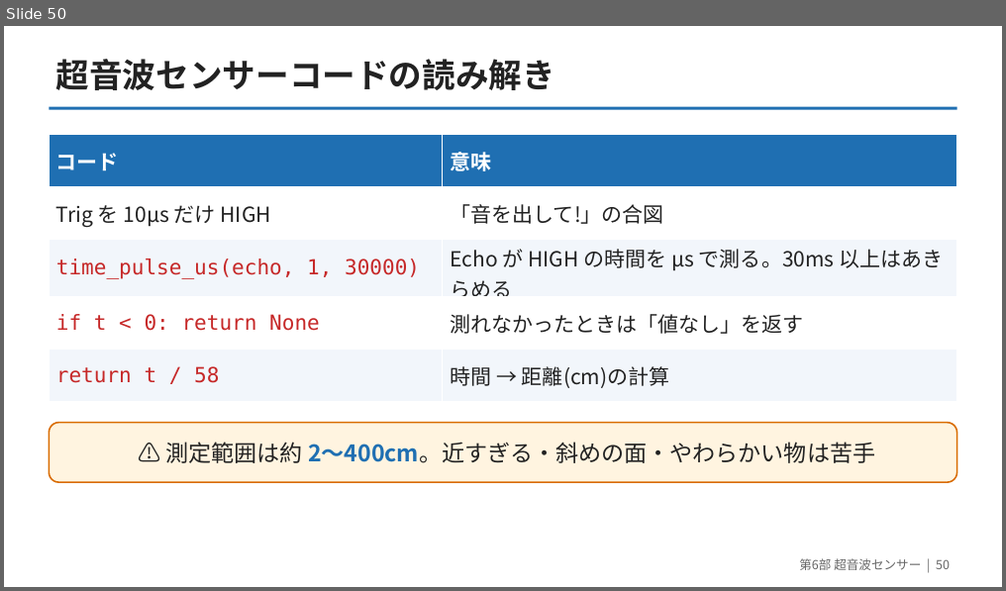
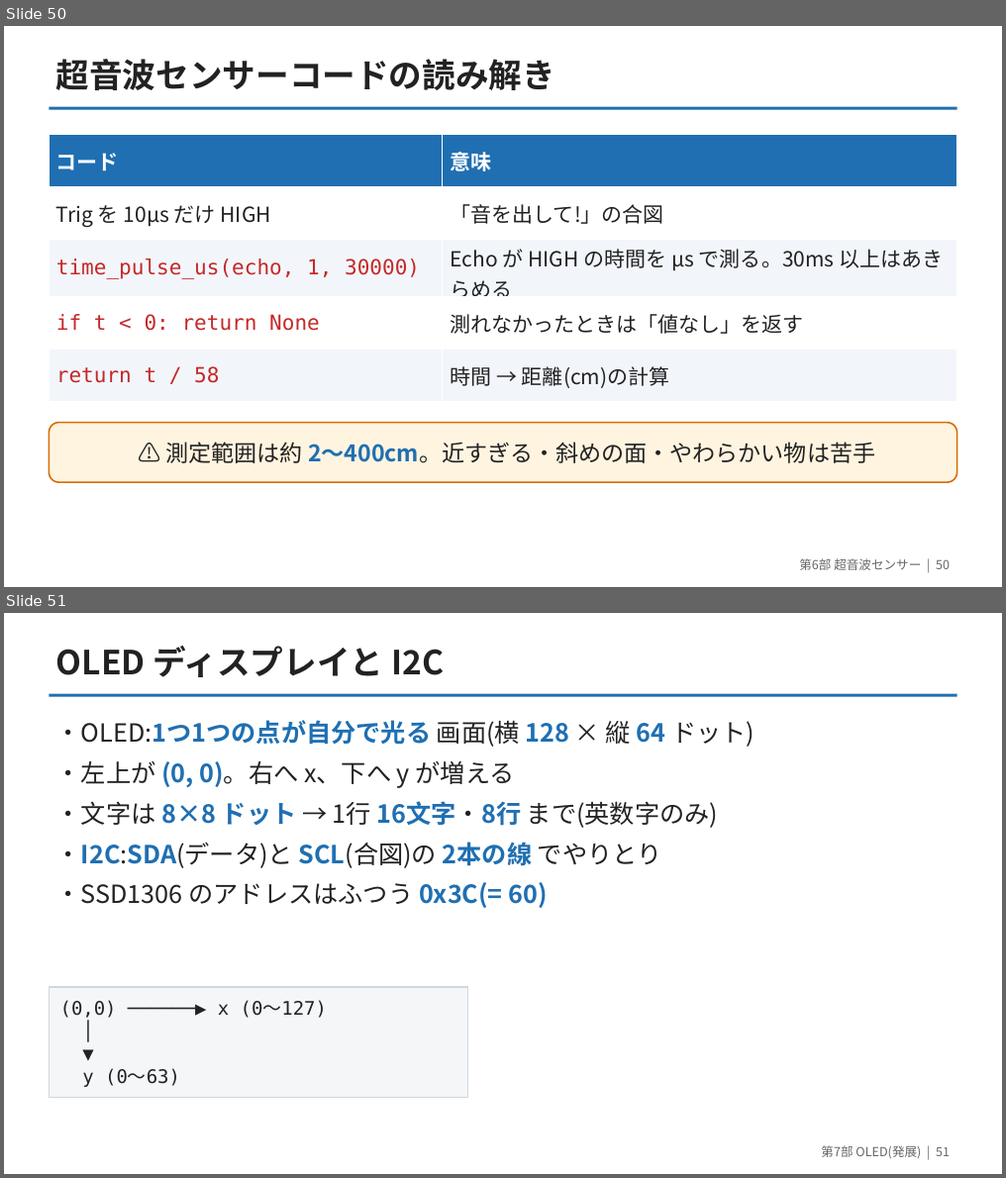
Before and after one commit to yuracode/isiot, a slide deck: slides/pico_sensor_intro.pptx. Shown one above the other, each under a label of ours: slide 50 before the commit, slides 50 and 51 after it. The pictures are 1006x591 and 1006x1178 pixels, drawn with LibreOffice and Linux fonts; fonts in the diff are those of the drawing. Boxes give left, top, right and bottom in pixels: in the first picture for what was removed or moved away, otherwise in the second. Text is boxed around its words. In the diff, an @@ line names an element or a change of style, - is before the commit and + after.

```diff
--- a/slides/pico_sensor_intro.pptx
+++ b/slides/pico_sensor_intro.pptx
@@ slide 51 added at <box>4,613,1002,1174</box>, background #FFFFFF @@
@@ text added at <box>56,646,444,677</box>, 32 pt, text #222222, bold @@
+OLED ディスプレイと I2C
@@ rectangle added at <box>49,694,957,697</box>, fill #1F6FB2 @@
@@ text added at <box>56,720,754,908</box>, 24 pt, text #222222 @@
+・OLED:1つ1つの点が自分で光る 画面(横 128 × 縦 64 ドット)
+・左上が (0, 0)。右へ x、下へ y が増える
+・文字は 8×8 ドット → 1行 16文字・8行 まで(英数字のみ)
+・I2C:SDA(データ)と SCL(合図)の 2本の線 でやりとり
+・SSD1306 のアドレスはふつう 0x3C(= 60)
@@ rectangle added at <box>49,987,468,1097</box>, fill #F4F6F8, outline #D0D7DE 1 pt @@
@@ text added at <box>60,1000,327,1087</box>, 18 pt, text #222222 @@
+(0,0) ──────▶ x (0〜127)
+│
+▼
+y (0〜63)
@@ text added at <box>821,1146,949,1158</box>, 12 pt, text #666666 @@
+第7部 OLED(発展) | 51
```
Also in this commit, not shown: 2 slides changed, 5 other slides added, 13 other files.
